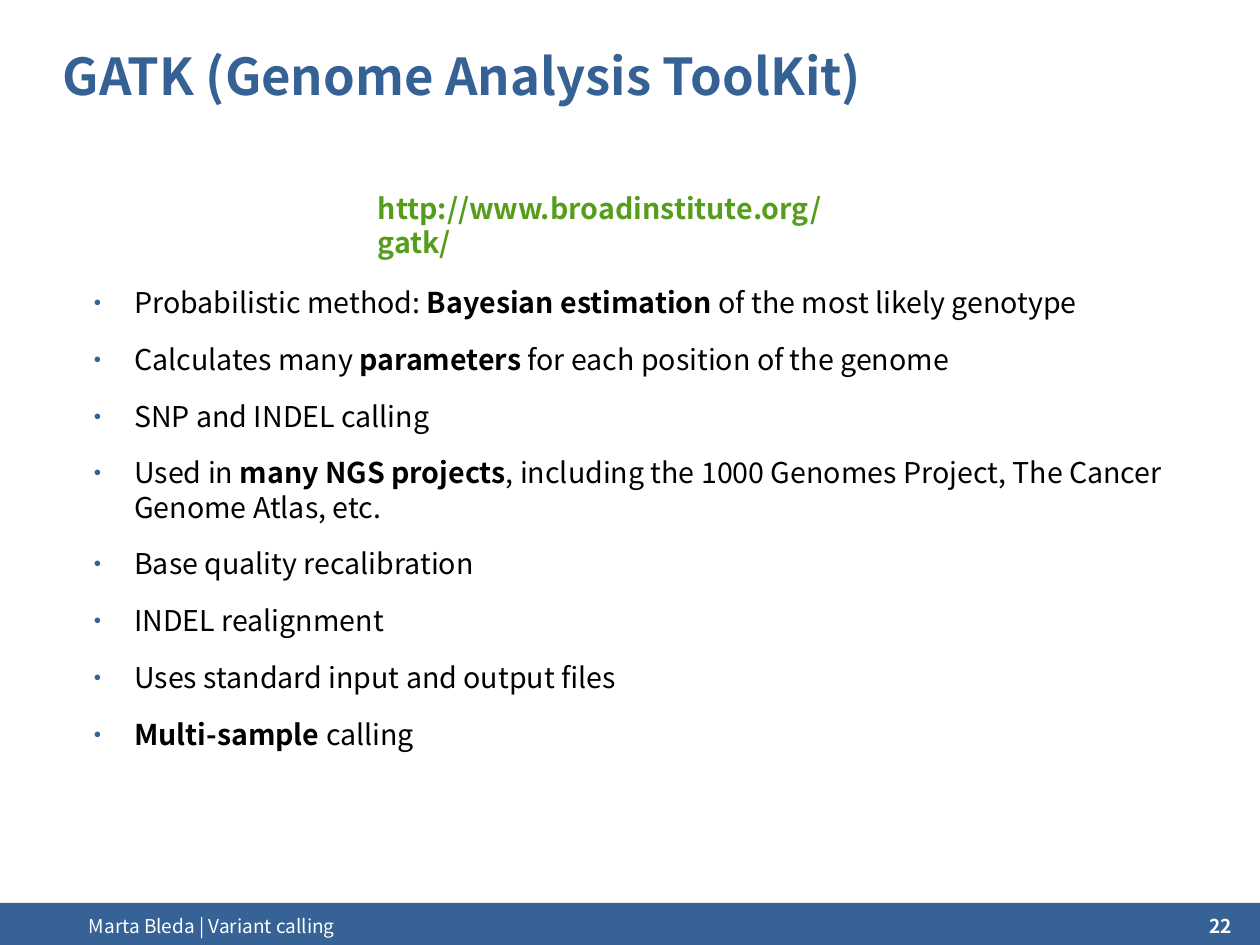
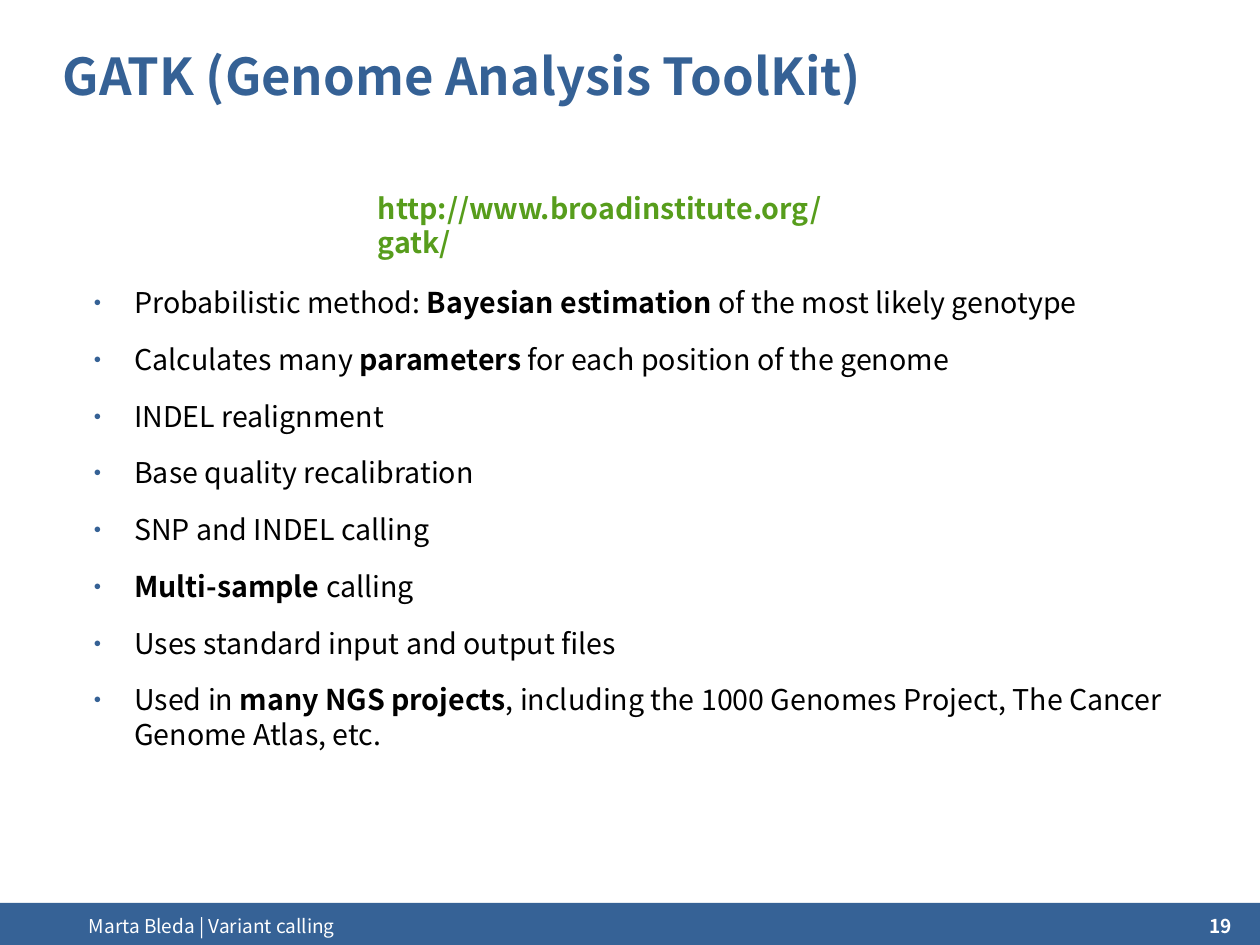
Before and after one commit to mbleda/ngscourse.github.io, a slide deck: slide 19 of COURSE_MATERIALS/variant_calling/slides/2014-Cambridge_variant_calling.odp (slide 22 before the commit). Drawn at 1260x945 pixels with LibreOffice and Linux fonts; fonts in the diff are those of the drawing; background and template pictures are left out. Boxes give left, top, right and bottom in pixels: in the first picture for what was removed or moved away, otherwise in the second. Text is boxed around its words. In the diff, an @@ line names an element or a change of style, - is before the commit and + after.

```diff
--- a/COURSE_MATERIALS/variant_calling/slides/2014-Cambridge_variant_calling.odp
+++ b/COURSE_MATERIALS/variant_calling/slides/2014-Cambridge_variant_calling.odp
@@ text at [134, 404, 474, 490]: paragraphs added @@
+● INDEL realignment
+● Base quality recalibration
@@ text at [134, 551, 615, 752]: paragraphs removed @@
-● Base quality recalibration
-● INDEL realignment
-● Uses standard input and output files
-● Multi-sample calling
@@ text at [134, 574, 615, 661]: paragraphs added @@
+● Multi-sample calling
+● Uses standard input and output files
@@ page number at [1210, 918, 1232, 933]: text changed @@
-22
+19
```
Also in this commit, not shown: 5 other slides changed, 3 slides removed, 10 other files.
